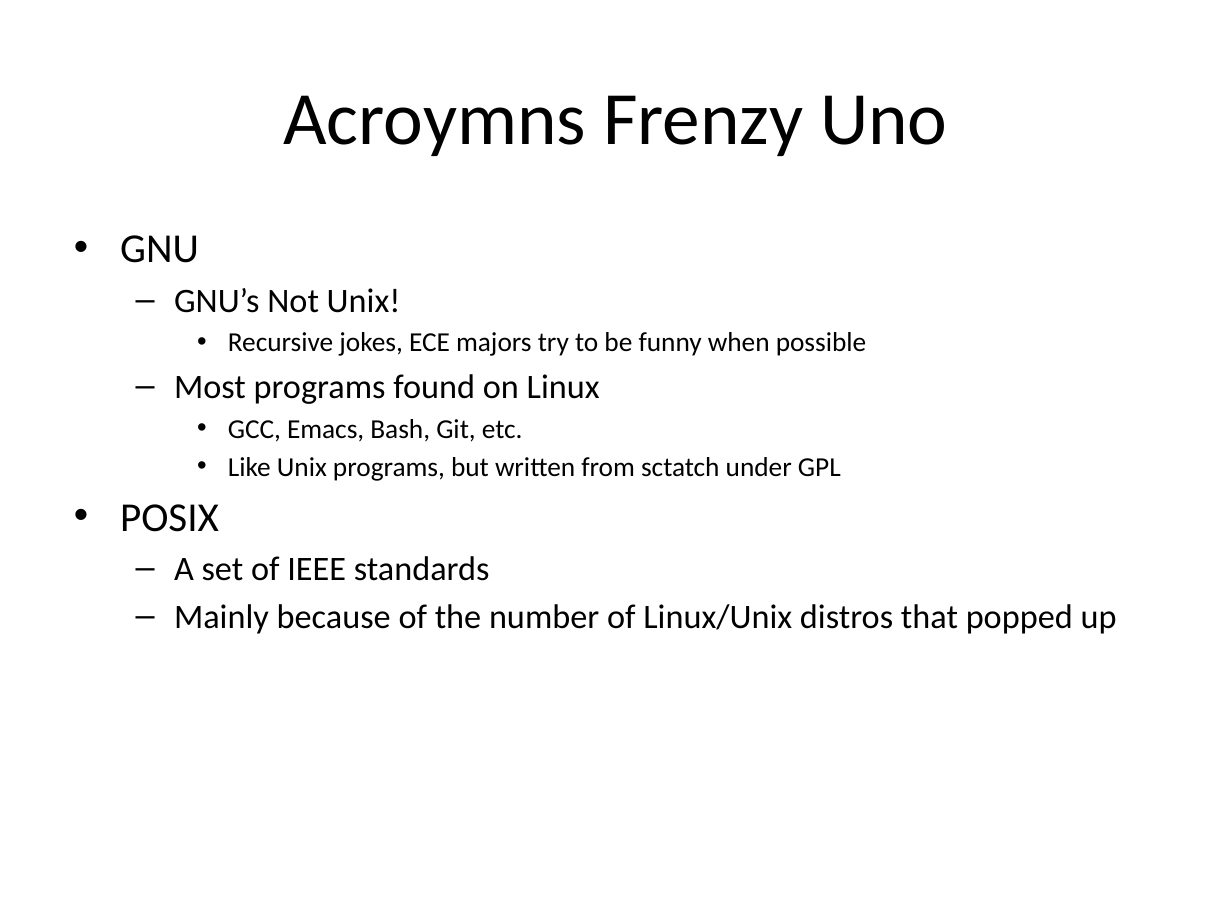
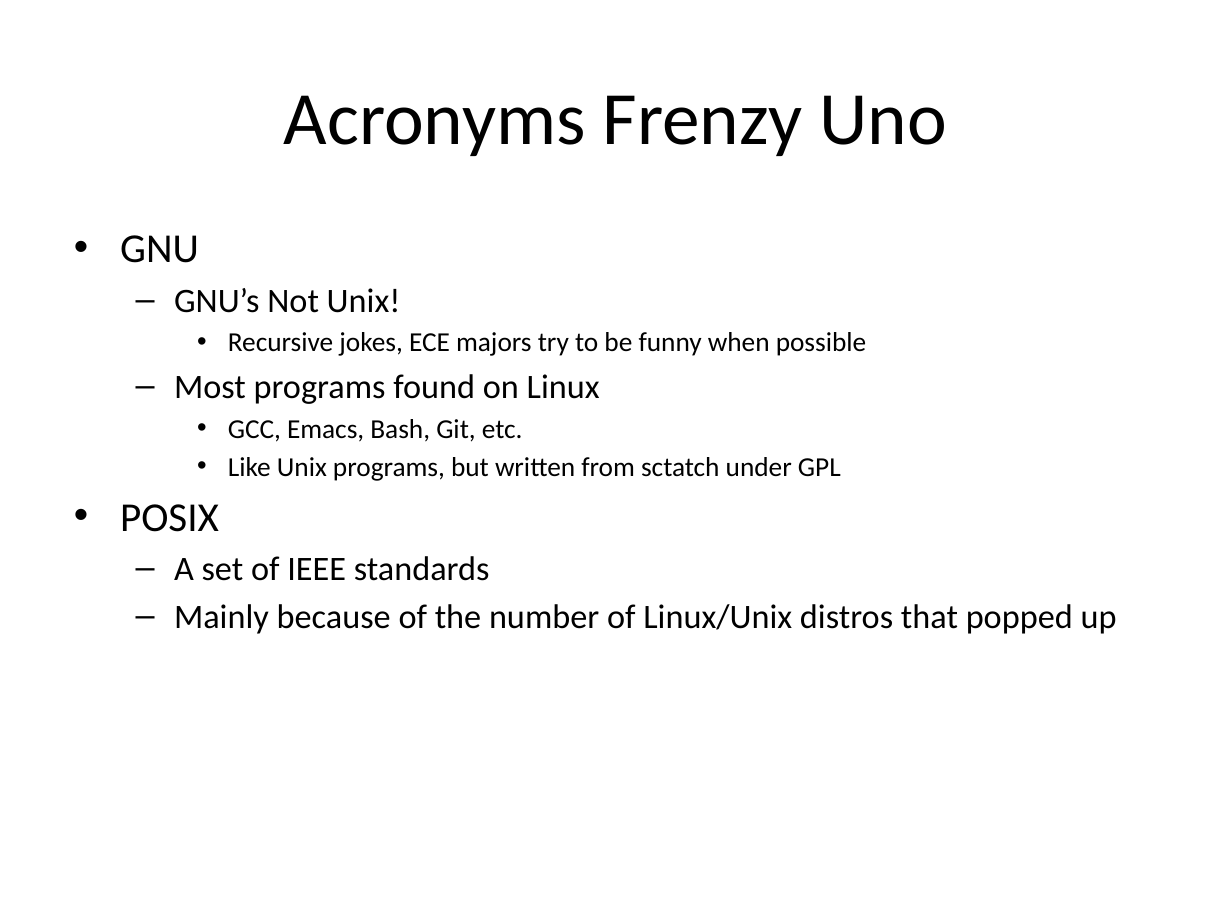
Before and after one commit to uwmadisonieee/Tutorials, a slide deck: slide 7 of Linux/Linux_101.pptx. Drawn at 1232x924 pixels with LibreOffice and Linux fonts; fonts in the diff are those of the drawing. Boxes give left, top, right and bottom in pixels: in the first picture for what was removed or moved away, otherwise in the second. Text is boxed around its words. In the diff, an @@ line names an element or a change of style, - is before the commit and + after.

```diff
--- a/Linux/Linux_101.pptx
+++ b/Linux/Linux_101.pptx
@@ title at box(284, 95, 947, 156): text changed @@
-Acroymns Frenzy Uno
+Acronyms Frenzy Uno
```
Also in this commit, not shown: 3 other slides changed, 1 other file.
